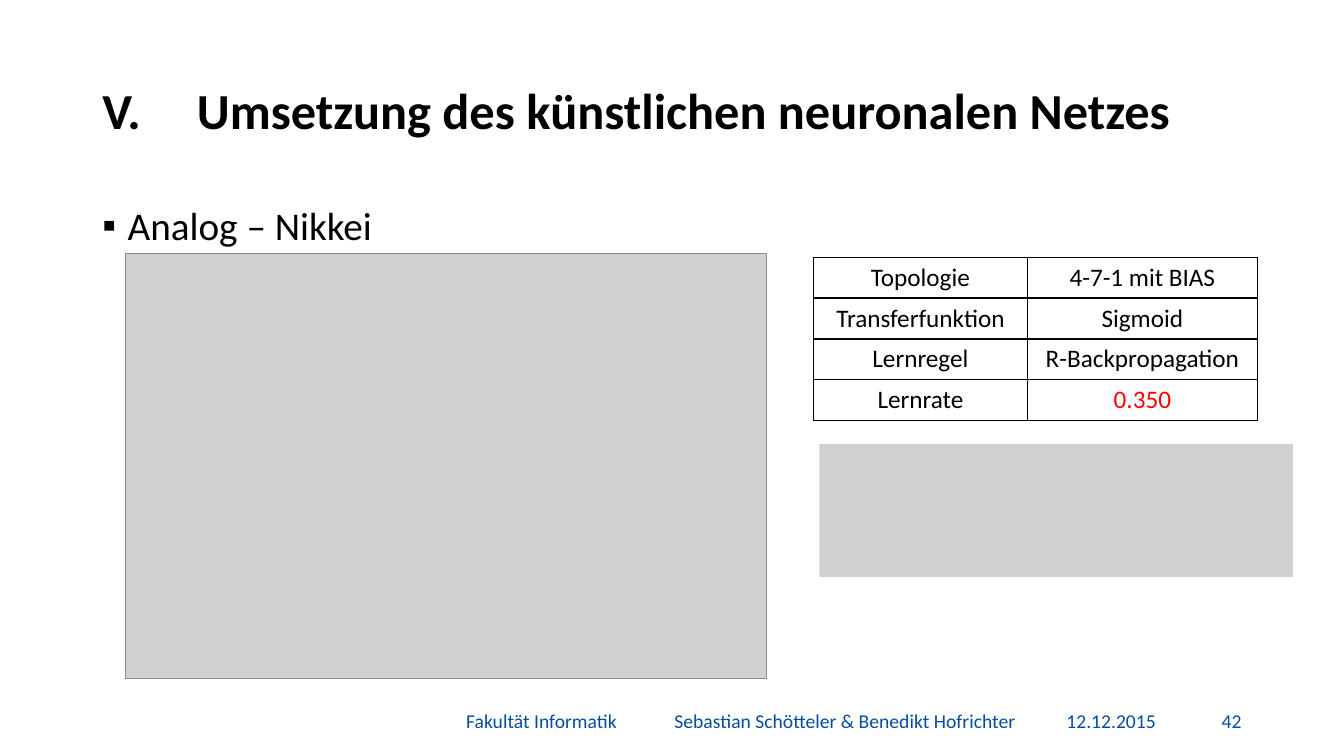
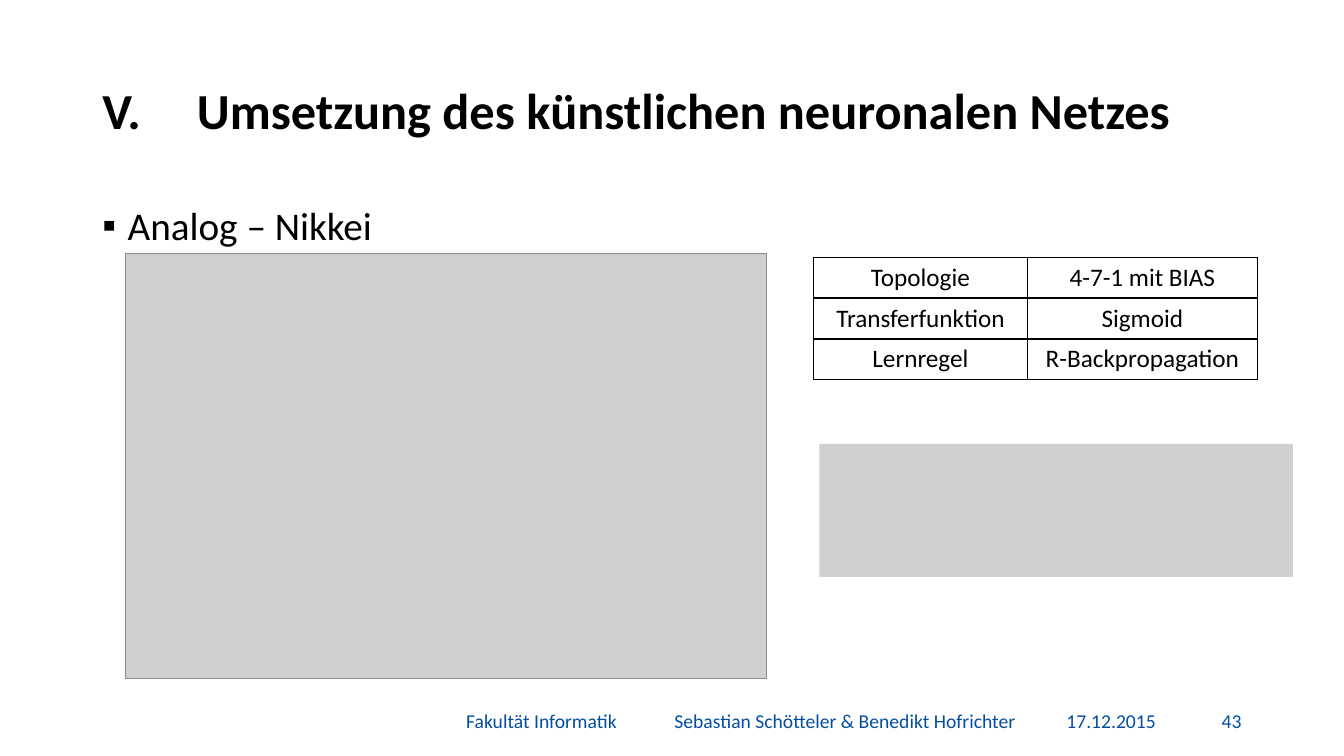
Before and after one commit to BenediktGitGit/soco15, a slide deck: slide 44 of 3b_Vortrag/Präsentation.pptx (slide 43 before the commit). Drawn at 1344x756 pixels with LibreOffice and Linux fonts; fonts in the diff are those of the drawing; grey boxes stand for pictures; background and template pictures are left out. Boxes give left, top, right and bottom in pixels: in the first picture for what was removed or moved away, otherwise in the second. Text is boxed around its words. In the diff, an @@ line names an element or a change of style, - is before the commit and + after.

```diff
--- a/3b_Vortrag/Präsentation.pptx
+++ b/3b_Vortrag/Präsentation.pptx
@@ table at [814, 257, 1258, 380] @@
-row 4: Lernrate | 0.350
@@ text at [1066, 715, 1155, 728]: text changed @@
-12.12.2015
+17.12.2015
@@ page number at [1222, 715, 1242, 728]: text changed @@
-42
+43
```
Also in this commit, not shown: 51 other slides changed, 1 slide added, 3 other files.
